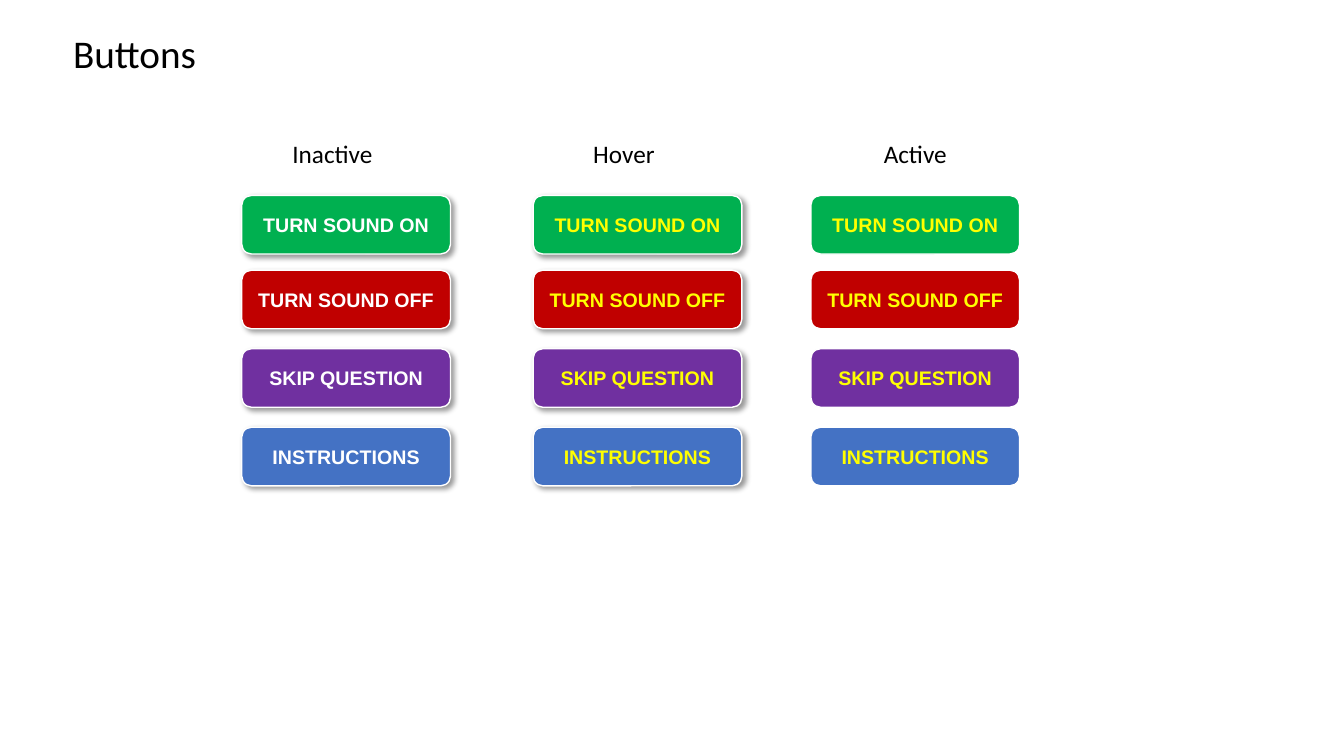
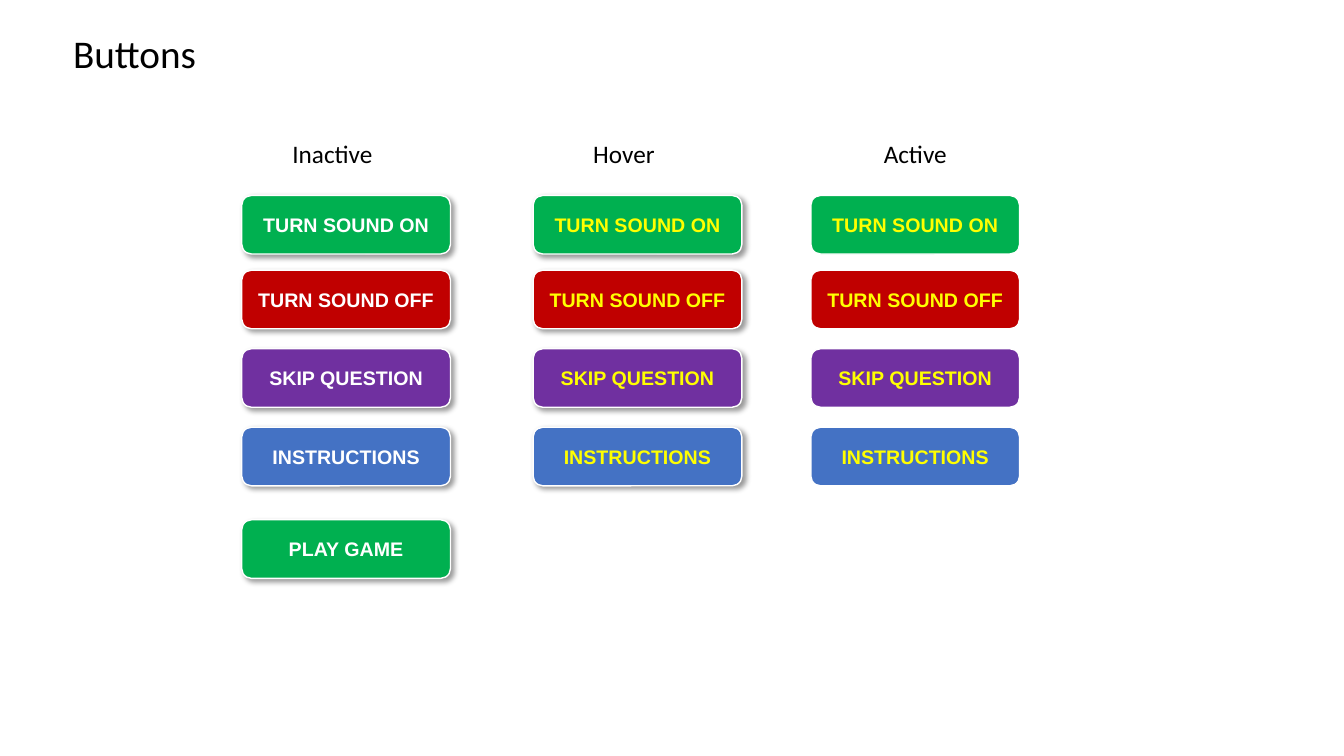
Before and after one commit to Birmingham-University/JavaScript-Assignment, a slide deck: slide 1 of working-files/Visual Assets.pptx. Drawn at 1344x756 pixels with LibreOffice and Linux fonts; fonts in the diff are those of the drawing. Boxes give left, top, right and bottom in pixels: in the first picture for what was removed or moved away, otherwise in the second. Text is boxed around its words. In the diff, an @@ line names an element or a change of style, - is before the commit and + after.

```diff
--- a/working-files/Visual Assets.pptx
+++ b/working-files/Visual Assets.pptx
@@ rounded rectangle added at bbox=[242, 520, 451, 579], fill #00B050, outline #FFFFFF 1 pt, 14 pt, text #FFFFFF, bold @@
+PLAY GAME
```
Also in this commit, not shown: 10 other files.
